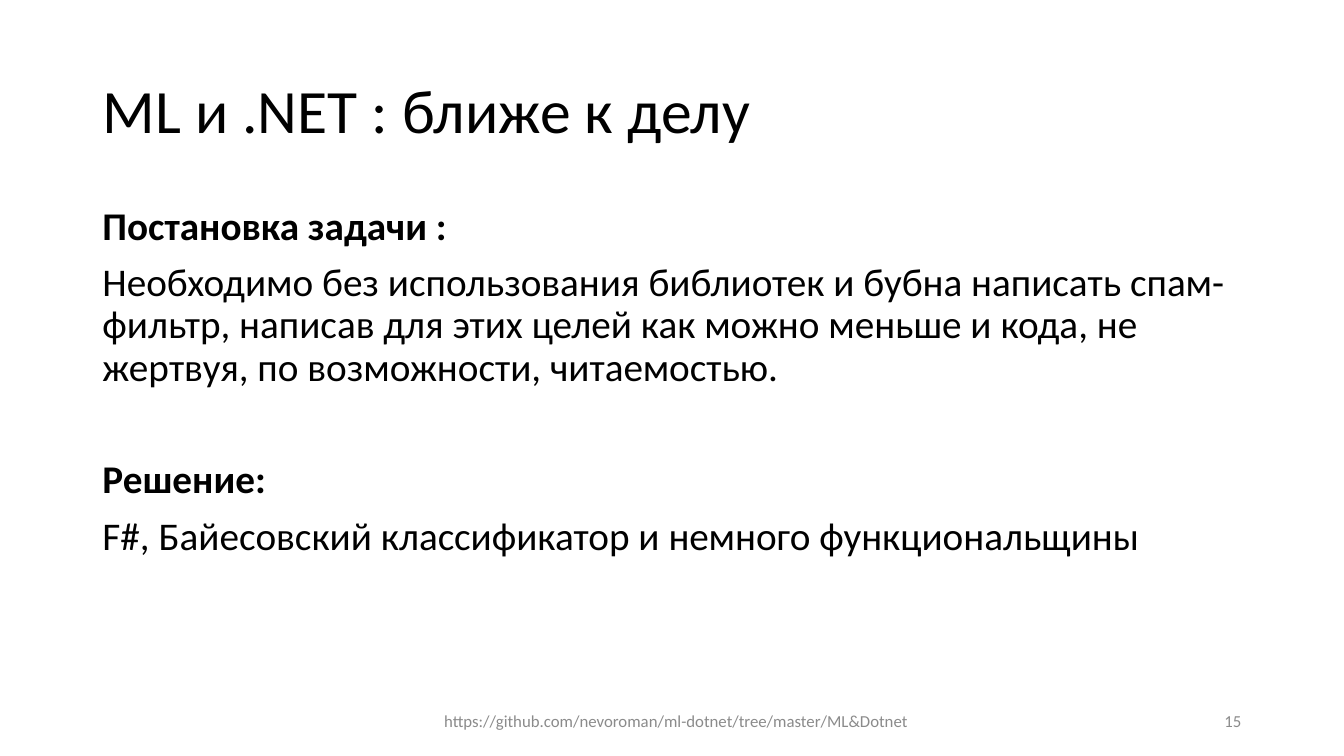
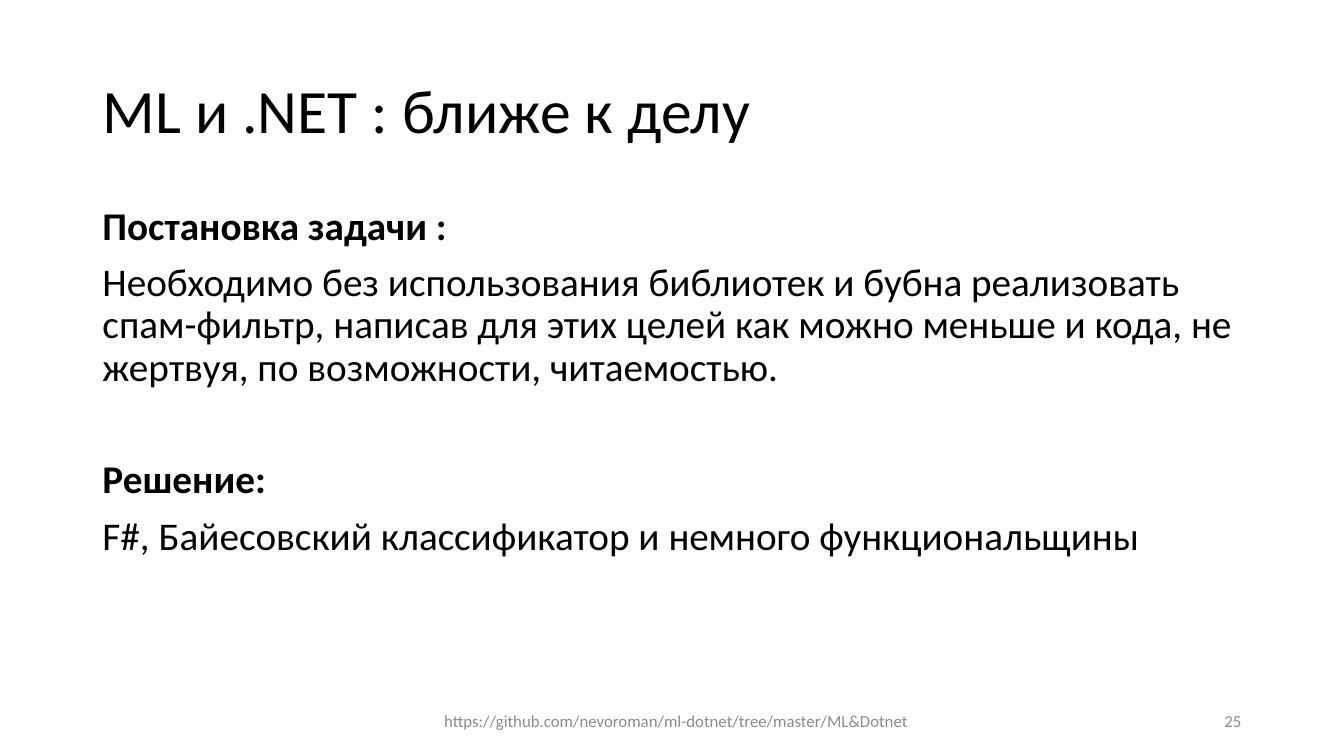
Before and after one commit to Spectr9/ml-dotnet, a slide deck: slide 25 of Slides/Slides.pptx (slide 15 before the commit). Drawn at 1344x756 pixels with LibreOffice and Linux fonts; fonts in the diff are those of the drawing. Boxes give left, top, right and bottom in pixels: in the first picture for what was removed or moved away, otherwise in the second. Text is boxed around its words. In the diff, an @@ line names an element or a change of style, - is before the commit and + after.

```diff
--- a/Slides/Slides.pptx
+++ b/Slides/Slides.pptx
@@ text at (102,269,1231,388): text changed @@
-Необходимо без использования библиотек и бубна написать спам-фильтр, написав для этих целей как можно меньше и кода, не жертвуя, по возможности, читаемостью.
+Необходимо без использования библиотек и бубна реализовать спам-фильтр, написав для этих целей как можно меньше и кода, не жертвуя, по возможности, читаемостью.
@@ page number at (1224,716,1241,727): text changed @@
-15
+25
```
Also in this commit, not shown: 9 other slides changed, 13 slides added, 1 slide removed, 2 other files.
